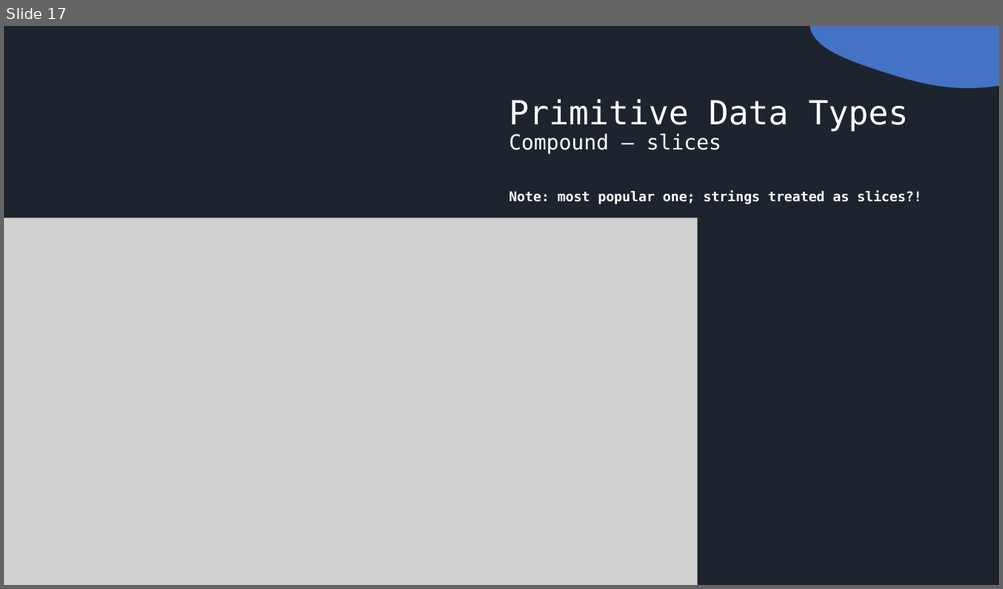
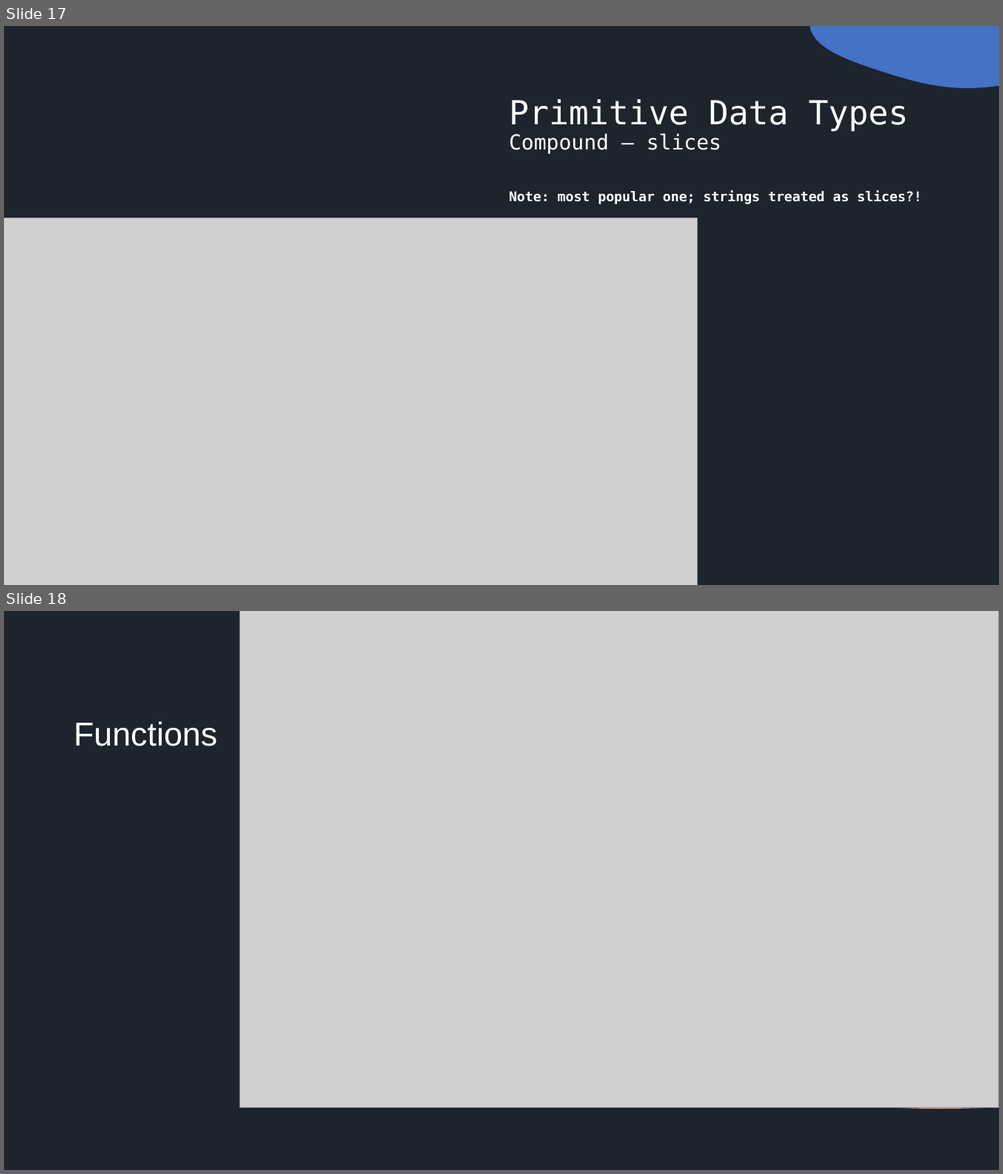
Before and after one commit to sakthishanmugam02/rust-lang, a slide deck: rust-lang.pptx. Shown one above the other, each under a label of ours: slide 17 before the commit, slides 17 and 18 after it. The pictures are 1003x589 and 1003x1174 pixels, drawn with LibreOffice and Linux fonts; fonts in the diff are those of the drawing; grey boxes stand for pictures. Boxes give left, top, right and bottom in pixels: in the first picture for what was removed or moved away, otherwise in the second. Text is boxed around its words. In the diff, an @@ line names an element or a change of style, - is before the commit and + after.

```diff
--- a/rust-lang.pptx
+++ b/rust-lang.pptx
@@ slide 18 added at (4, 611, 999, 1170), background #1D242E; not listed: 3 template elements that a slide beside it also shows @@
@@ rectangle added at (4, 611, 999, 1170), fill #1D242E @@
@@ picture added at (240, 611, 999, 1109) @@
@@ freeform shape added at (534, 611, 999, 1109), outline #F4B183 1.5 pt @@
@@ freeform shape added at (543, 611, 999, 1102), fill #70AD47 @@
@@ title added at (74, 721, 217, 746), 32 pt, text #FFFFFF @@
+Functions
```
Also in this commit, not shown: 1 other slide added, 1 slide removed, 46 other files.
